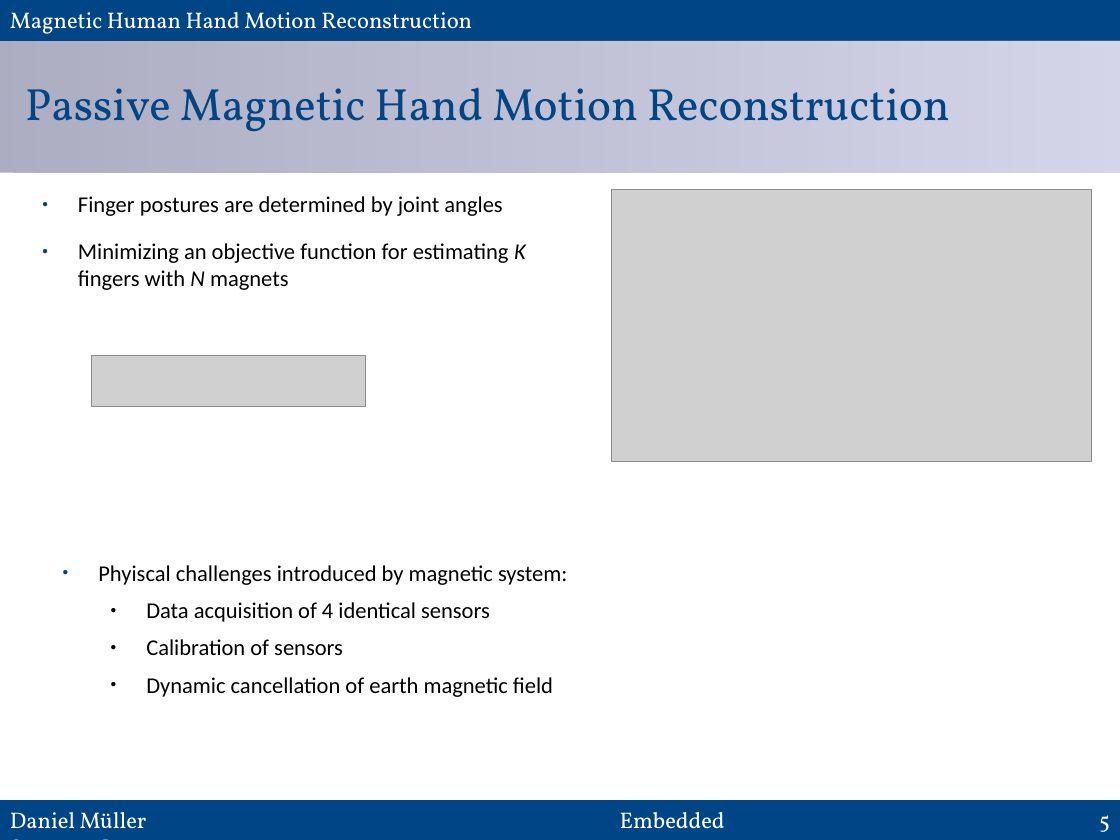
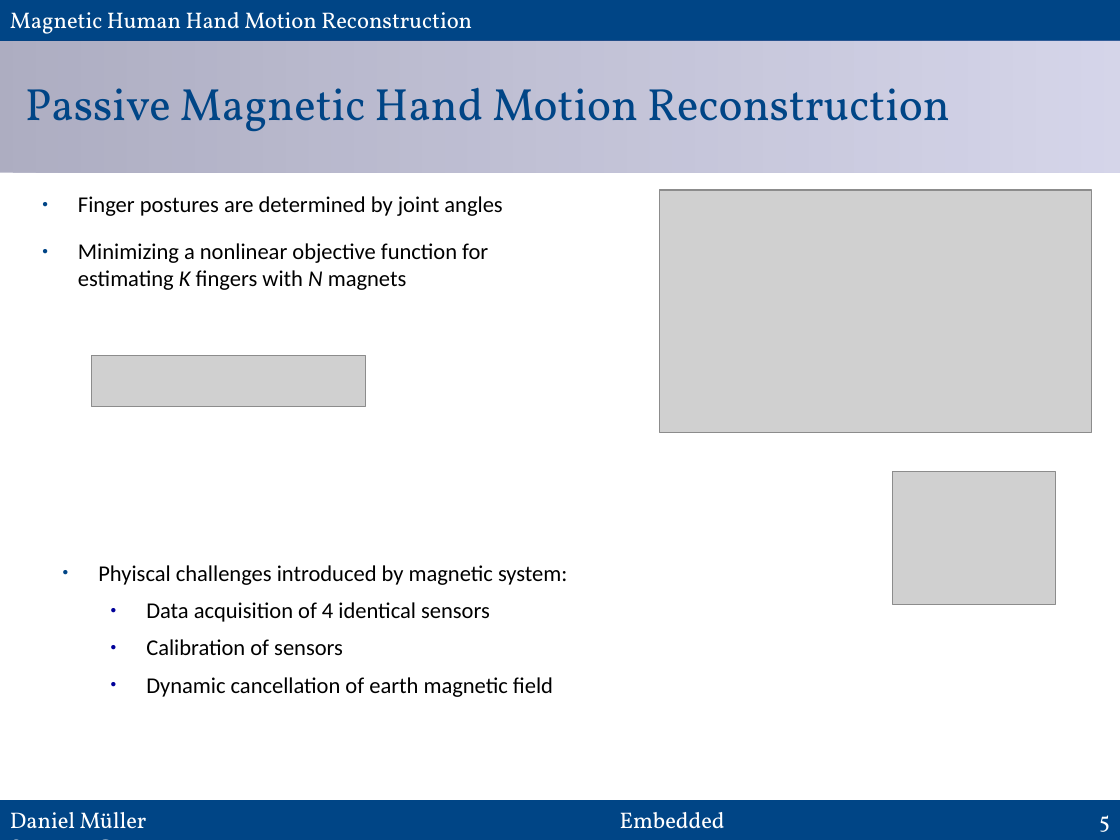
Before and after one commit to MuellerDaniel/SensGlove, a slide deck: slide 5 of praes/preasi.odp. Drawn at 1120x840 pixels with LibreOffice and Linux fonts; fonts in the diff are those of the drawing; grey boxes stand for pictures. Boxes give left, top, right and bottom in pixels: in the first picture for what was removed or moved away, otherwise in the second. Text is boxed around its words. In the diff, an @@ line names an element or a change of style, - is before the commit and + after.

```diff
--- a/praes/preasi.odp
+++ b/praes/preasi.odp
@@ picture resized from (x1=612, y1=190, x2=1092, y2=461) to (x1=660, y1=190, x2=1092, y2=432) @@
@@ text at (x1=78, y1=243, x2=488, y2=290): text changed @@
-● Minimizing an objective function for estimating K fingers with N magnets
+● Minimizing a nonlinear objective function for estimating K fingers with N magnets
@@ picture added at (x1=893, y1=472, x2=1056, y2=604) @@
```
Also in this commit, not shown: 12 other slides changed, 3 slides added, 3 slides removed.
